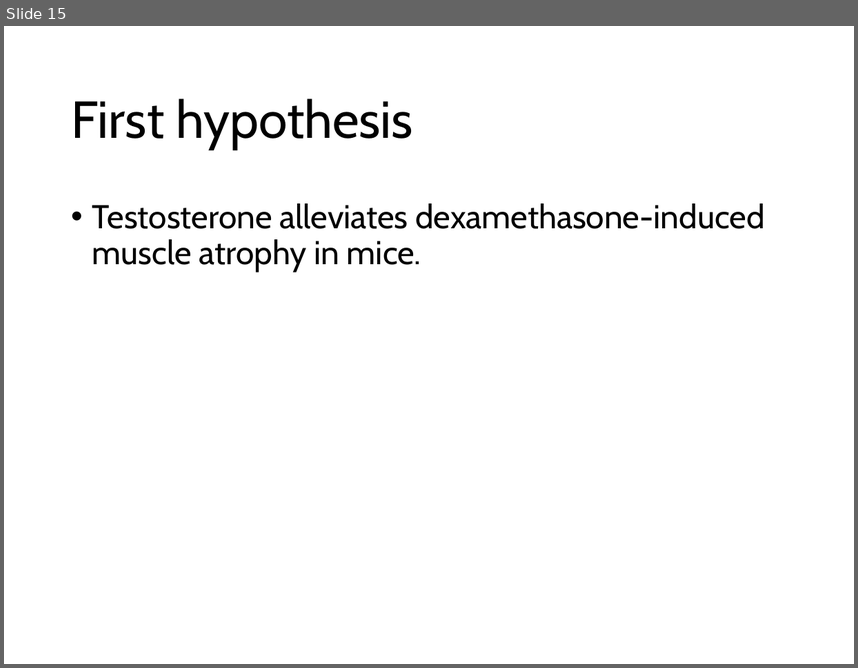
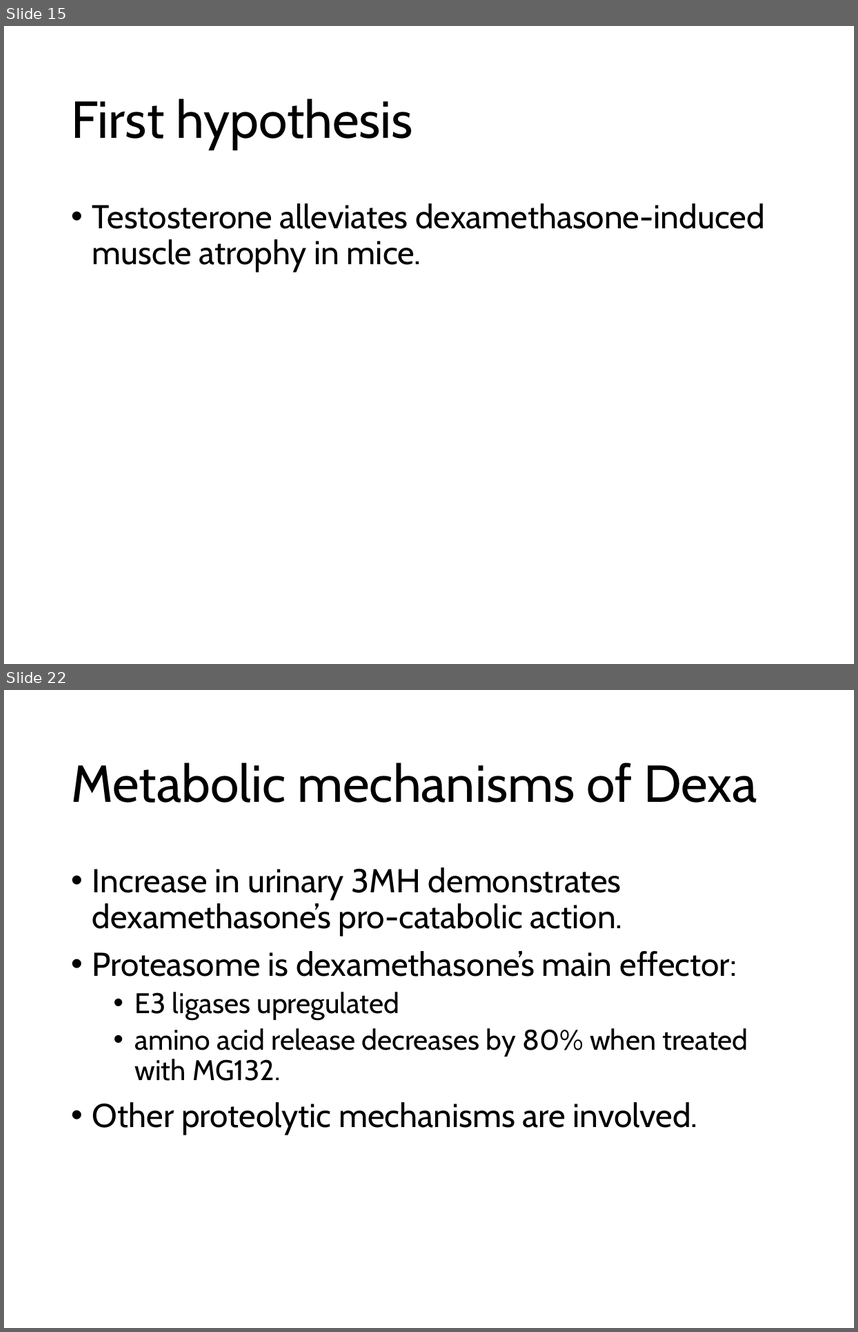
Before and after one commit to nvalexander/dissertation, a slide deck: defense.pptx. Shown one above the other, each under a label of ours: slide 15 before the commit, slides 15 and 22 after it; the slides between them are not shown. The pictures are 858x668 and 858x1332 pixels, drawn with LibreOffice and Linux fonts; fonts in the diff are those of the drawing. Boxes give left, top, right and bottom in pixels: in the first picture for what was removed or moved away, otherwise in the second. Text is boxed around its words. In the diff, an @@ line names an element or a change of style, - is before the commit and + after.

```diff
--- a/defense.pptx
+++ b/defense.pptx
@@ slide 22 added at box(4, 690, 854, 1328), background #FFFFFF @@
@@ title added at box(71, 762, 757, 802), 44 pt, text #000000 @@
+Metabolic mechanisms of Dexa
@@ text added at box(92, 867, 748, 1134), 28 pt, text #000000 @@
+• Increase in urinary 3MH demonstrates dexamethasone’s pro-catabolic action.
+• Proteasome is dexamethasone’s main effector:
+  • E3 ligases upregulated
+  • amino acid release decreases by 80% when treated with MG132.
+• Other proteolytic mechanisms are involved.
```
Also in this commit, not shown: 18 other slides added, 3 other files.
